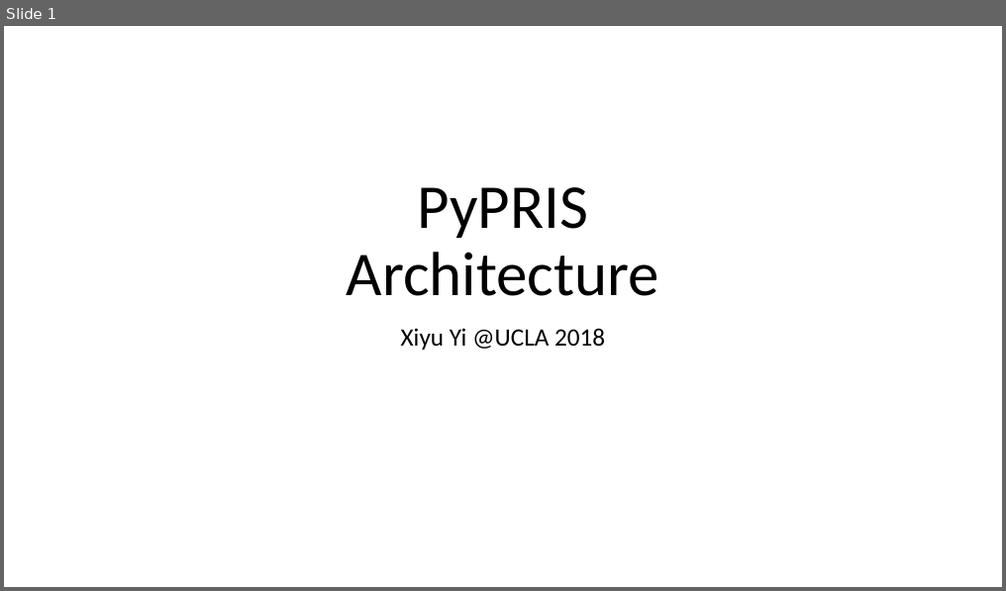
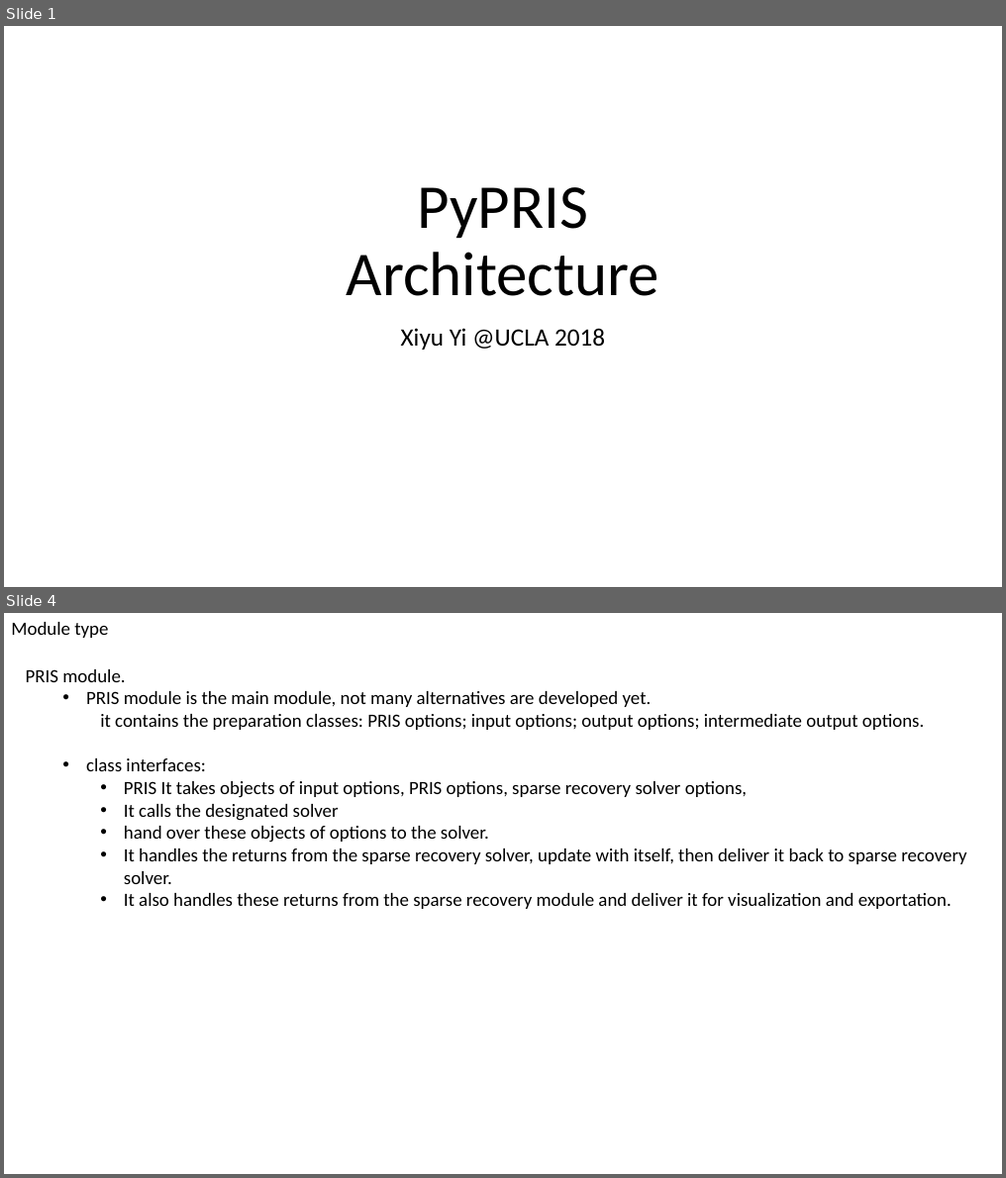
Before and after one commit to xiyuyi/PyPRIS, a slide deck: architecture.pptx. Shown one above the other, each under a label of ours: slide 1 before the commit, slides 1 and 4 after it; the slides between them are not shown. The pictures are 1006x591 and 1006x1178 pixels, drawn with LibreOffice and Linux fonts; fonts in the diff are those of the drawing. Boxes give left, top, right and bottom in pixels: in the first picture for what was removed or moved away, otherwise in the second. Text is boxed around its words. In the diff, an @@ line names an element or a change of style, - is before the commit and + after.

```diff
--- a/architecture.pptx
+++ b/architecture.pptx
@@ slide 4 added at (x1=4, y1=613, x2=1002, y2=1174), background #FFFFFF @@
@@ text added at (x1=11, y1=622, x2=108, y2=638), 18 pt, text #000000 @@
+Module type
@@ text added at (x1=26, y1=669, x2=966, y2=909), 18 pt, text #000000 @@
+PRIS module.
+  • PRIS module is the main module, not many alternatives are developed yet.
+it contains the preparation classes: PRIS options; input options; output options; intermediate output options.
+  • class interfaces:
+    • PRIS It takes objects of input options, PRIS options, sparse recovery solver options,
+    • It calls the designated solver
+    • hand over these objects of options to the solver.
+    • It handles the returns from the sparse recovery solver, update with itself, then deliver it back to sparse recovery solver.
+    • It also handles these returns from the sparse recovery module and deliver it for visualization and exportation.
```
Also in this commit, not shown: 2 slides changed, 1 other slide added, 4 other files.
